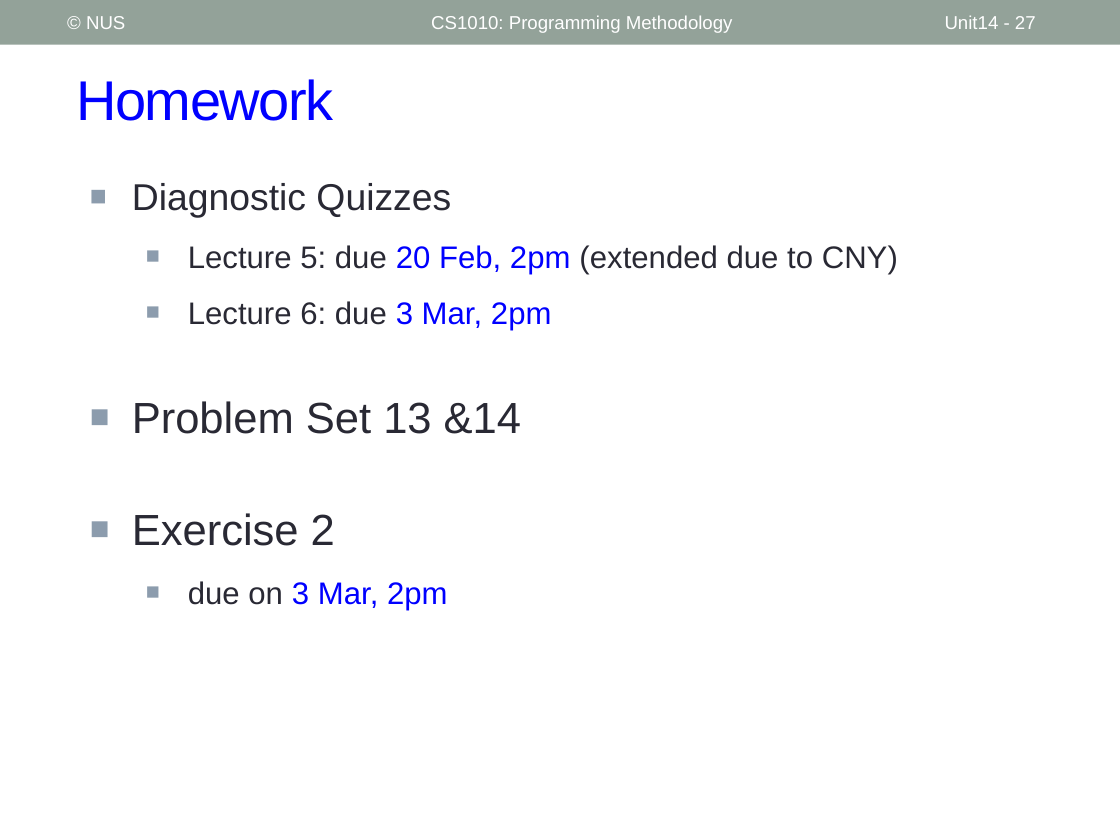
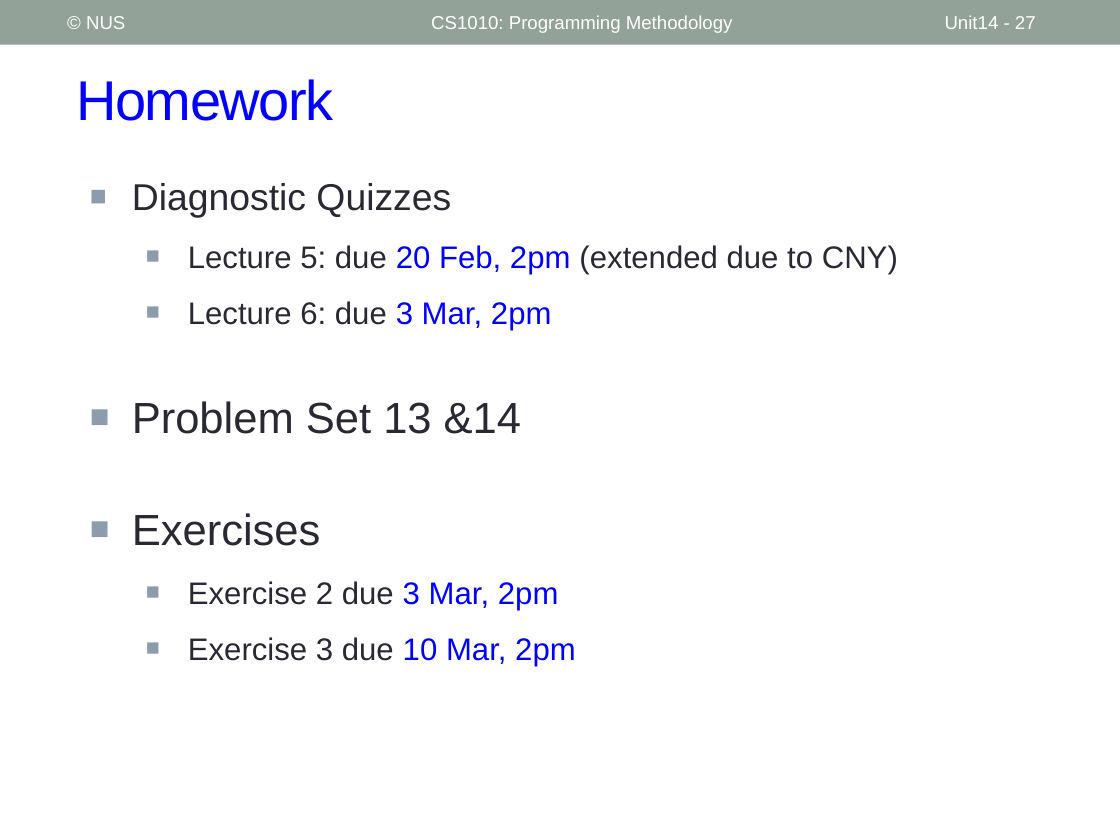
Before and after one commit to nus-cs1010-2526-s2/website, a slide deck: slide 27 of slides/Week6.pptx. Drawn at 1120x840 pixels with LibreOffice and Linux fonts; fonts in the diff are those of the drawing. Boxes give left, top, right and bottom in pixels: in the first picture for what was removed or moved away, otherwise in the second. Text is boxed around its words. In the diff, an @@ line names an element or a change of style, - is before the commit and + after.

```diff
--- a/slides/Week6.pptx
+++ b/slides/Week6.pptx
@@ text at (x1=132, y1=513, x2=576, y2=666): text changed @@
-■ Exercise 2
-  ■ due on 3 Mar, 2pm
+■ Exercises
+  ■ Exercise 2 due 3 Mar, 2pm
+  ■ Exercise 3 due 10 Mar, 2pm
```
Also in this commit, not shown: 3 other slides changed, 8 other files.
